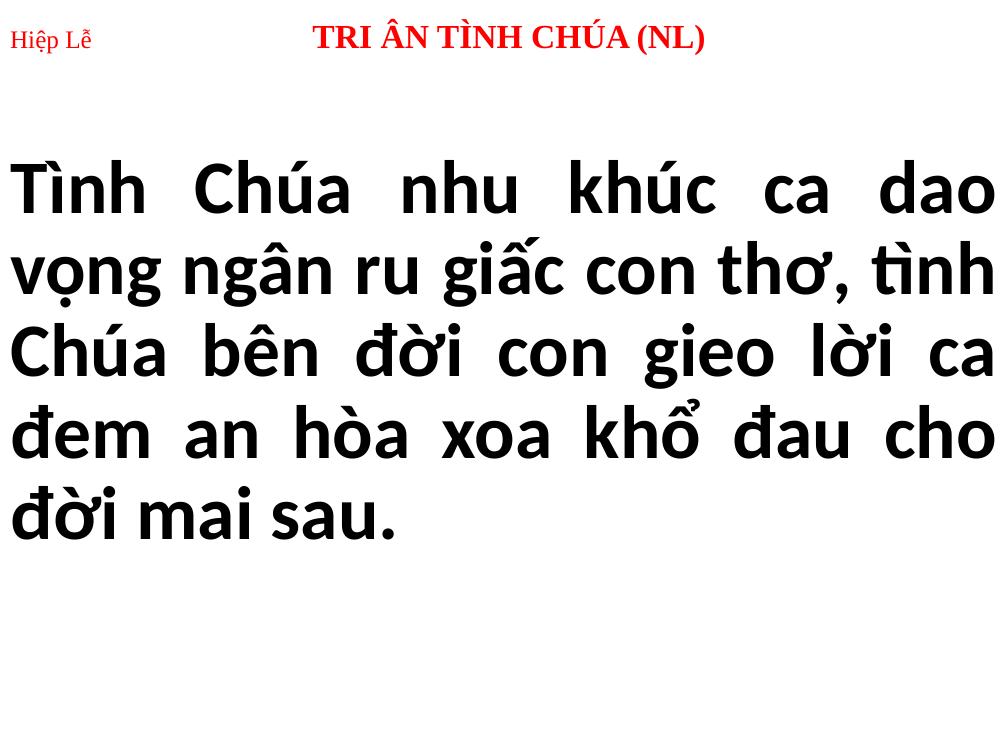
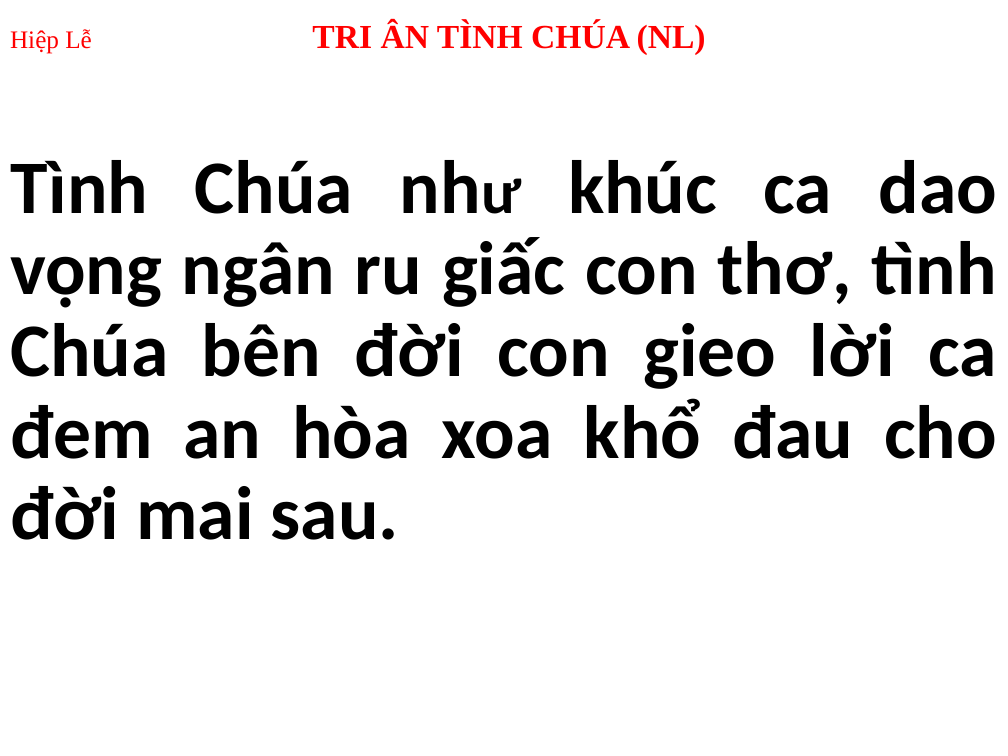
Before and after one commit to peteranh99/usb-songs, a slide deck: slide 30 of Thứ 3.pptx. Drawn at 1008x756 pixels with LibreOffice and Linux fonts; fonts in the diff are those of the drawing. Boxes give left, top, right and bottom in pixels: in the first picture for what was removed or moved away, otherwise in the second. Text is boxed around its words. In the diff, an @@ line names an element or a change of style, - is before the commit and + after.

```diff
--- a/Thứ 3.pptx
+++ b/Thứ 3.pptx
@@ subtitle at <box>10,160,997,540</box>: text changed; text colour #000000 to #1F1F1F @@
-Tình Chúa nhu khúc ca dao vọng ngân ru giấc con thơ, tình Chúa bên đời con gieo lời ca đem an hòa xoa khổ đau cho đời mai sau.
+Tình Chúa như khúc ca dao vọng ngân ru giấc con thơ, tình Chúa bên đời con gieo lời ca đem an hòa xoa khổ đau cho đời mai sau.
```
Also in this commit, not shown: 33 other slides changed, 12 slides added, 2 other files.
